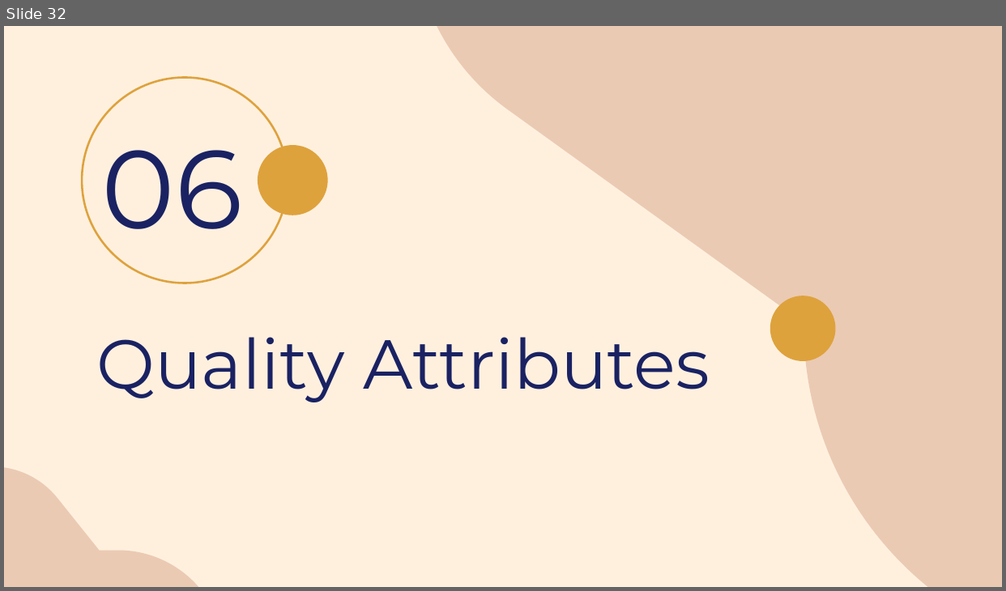
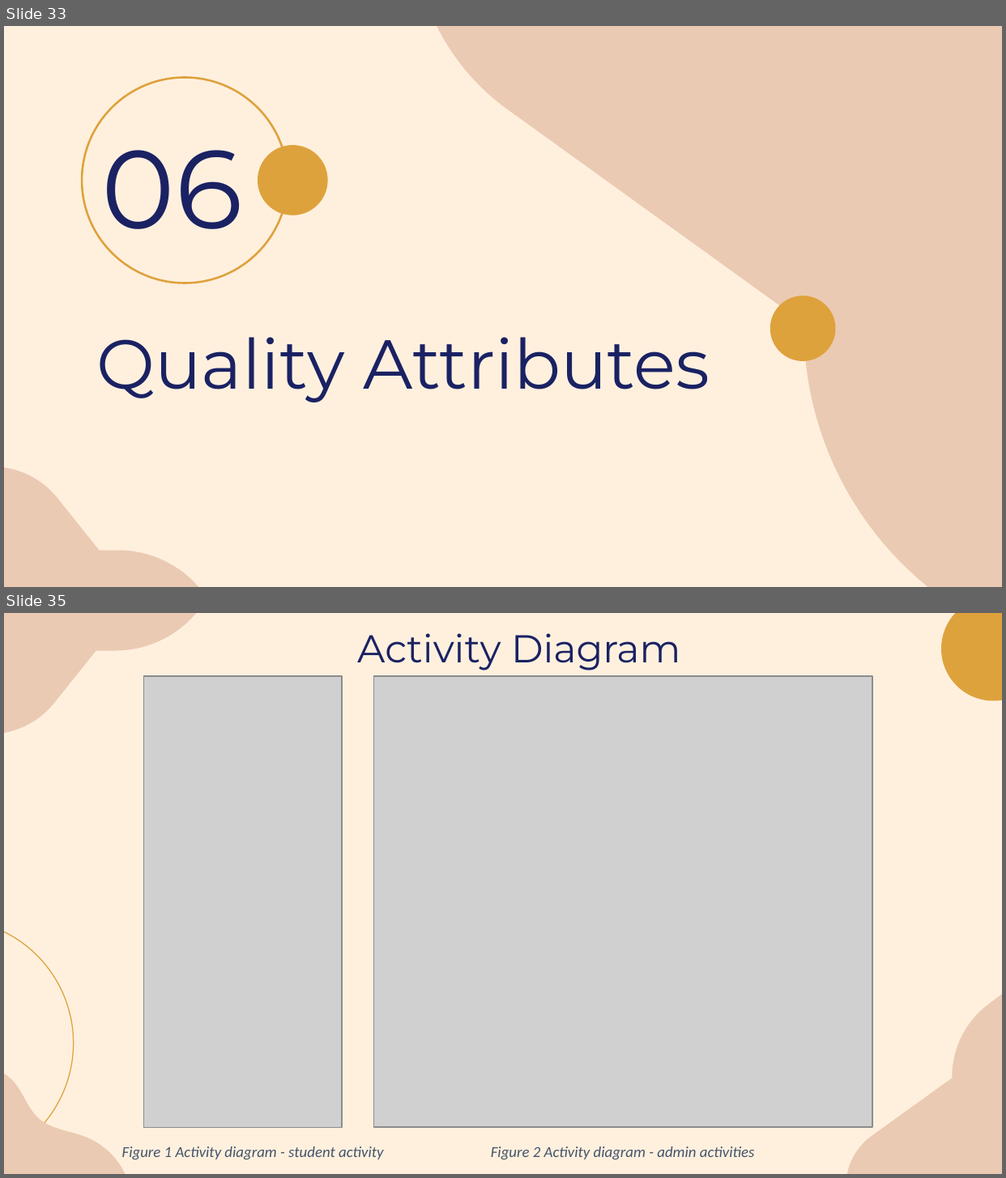
Before and after one commit to laibabintatahir/SRS-HMS, a slide deck: SRS_Presentation.pptx. Shown one above the other, each under a label of ours: slide 32 before the commit, slides 33 and 35 after it; the slides between them are not shown. The pictures are 1006x591 and 1006x1178 pixels, drawn with LibreOffice and Linux fonts; fonts in the diff are those of the drawing; grey boxes stand for pictures. Boxes give left, top, right and bottom in pixels: in the first picture for what was removed or moved away, otherwise in the second. Text is boxed around its words. In the diff, an @@ line names an element or a change of style, - is before the commit and + after.

Commit message:
Added Activity Diagram, corrected ch:1, Data logical model

```diff
--- a/SRS_Presentation.pptx
+++ b/SRS_Presentation.pptx
@@ slide 35 added at (x1=4, y1=613, x2=1002, y2=1174), background #FFF0DE @@
@@ freeform shape added at (x1=4, y1=613, x2=206, y2=735), fill #EBCAB3 @@
@@ title added at (x1=357, y1=633, x2=680, y2=671), 28 pt, text #1A2263 @@
+Activity Diagram
@@ freeform shape added at (x1=936, y1=613, x2=1002, y2=700), fill #DEA23C @@
@@ picture added at (x1=143, y1=676, x2=341, y2=1128) @@
@@ picture added at (x1=373, y1=676, x2=872, y2=1127) @@
@@ ellipse added at (x1=4, y1=919, x2=74, y2=1168), outline #DEA23C 0.75 pt @@
@@ freeform shape added at (x1=846, y1=986, x2=1002, y2=1174), fill #EBCAB3 @@
@@ freeform shape added at (x1=4, y1=1030, x2=151, y2=1174), fill #EBCAB3 @@
@@ text added at (x1=122, y1=1147, x2=383, y2=1160), 11 pt, text #44546A, italic @@
+Figure 1 Activity diagram - student activity
@@ text added at (x1=491, y1=1147, x2=755, y2=1160), 11 pt, text #44546A, italic @@
+Figure 2 Activity diagram - admin activities
@@ what was slide 32 is now slide 33 @@
```
Also in this commit, not shown: 5 slides changed, 1 other slide added.
